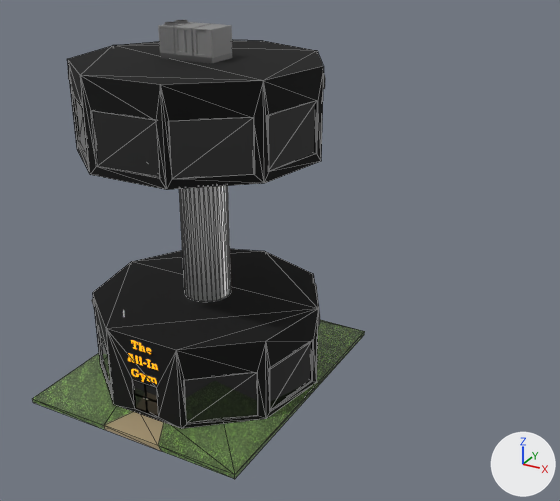
What one commit did to the glTF model Gangsta Wizards/Main/BUILDINGS/Assembly/A-3/Gym.glb.
Before and after are seen from a 50 mm camera at (26.5, -38.2, 28.9) aimed at (-0.1, 10.2, 4.7). Lighting does not change. The marker at lower right points along +X, +Y and +Z. The first picture is the older version. Mesh edges are drawn as thin lines on the coarser meshes. Objects named as collision shapes, trigger or cutter boxes, shadow casters or lower levels of detail are left out. Where no turn or scale is listed for an object, it has been applied to the vertices.

In view in the first picture: 'Cube.001', 'Cube.002', 'Cylinder.001', 'Cylinder.002', 'Door', 'First Floor', 'Ground', 'RTU HP' and 2 more.
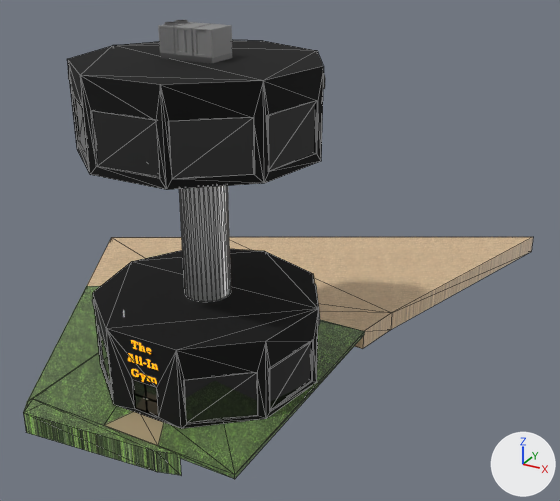
Boxes [x1, y1, x2, y2] around the edits, measured in the pictures (560 x 501 px):
```json
{"object": "Undeveloped Land.001", "change": "added", "after": [23, 237, 533, 475], "faces in mat_sand (picture img_sand)": [87, 237, 533, 349], "faces in mat_grass_001 (picture img_grass)": [23, 286, 181, 475]}
```

Scene script edits in JSON lines:
```json
{"op": "add", "block": "img_sand", "code": ["img_sand = load_image('Sand', '_unpacked/Sand', 438, 442, 'sRGB')"]}
{"op": "add", "block": "mat_grass_001", "code": ["mat_grass_001 = principled_material('Grass.001')", "mat_grass_001.texture = img_grass"]}
{"op": "add", "block": "mat_sand", "code": ["mat_sand = principled_material('Sand')", "mat_sand.texture = img_sand"]}
{"op": "add", "block": "me_cube_014", "code": ["me_cube_014 = bpy.data.meshes.new('Cube.014')", "me_cube_014.from_pydata(...)  # 28 vertices, 52 faces; spans x -10.4..24.9, y -15.7..28.6, z 31.6..33.1", "# faces by material slot: [26, 26]", "me_cube_014.materials.append(mat_sand)  # picture img_sand", "me_cube_014.materials.append(mat_grass_001)  # picture img_grass"]}
{"op": "add", "block": "ob_undeveloped_land_001", "code": ["ob_undeveloped_land_001 = bpy.data.objects.new('Undeveloped Land.001', me_cube_014)", "ob_undeveloped_land_001.location = (-10.35, 5.18, -32.97)"]}
```
